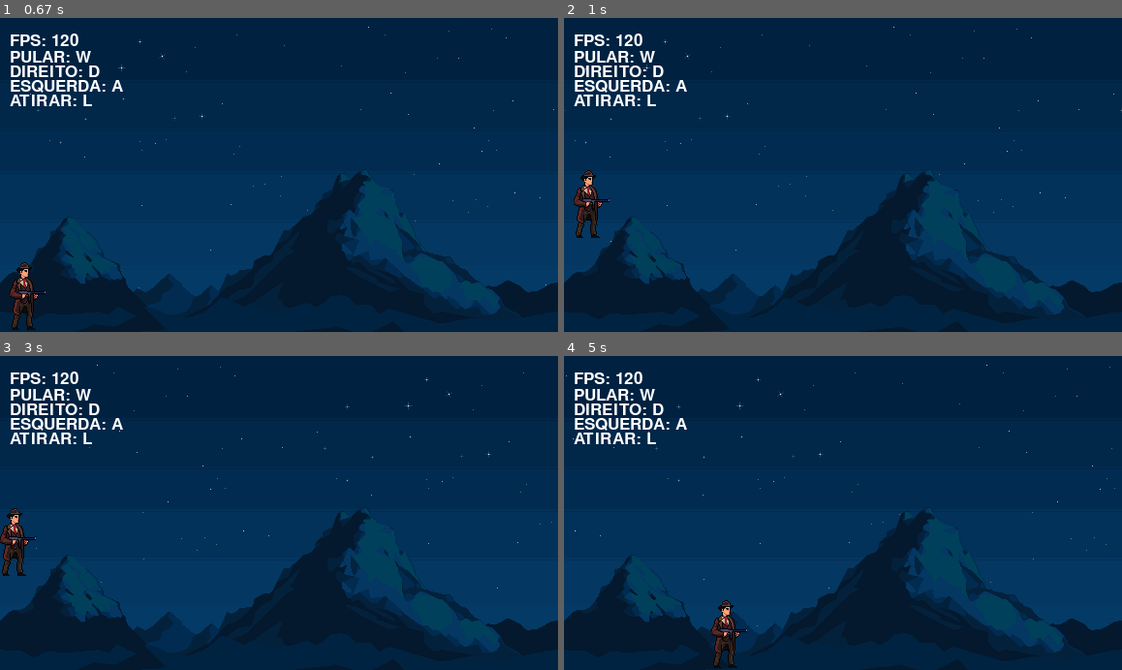
Above: before the commit, frames 1-4 (two rows, left to right).
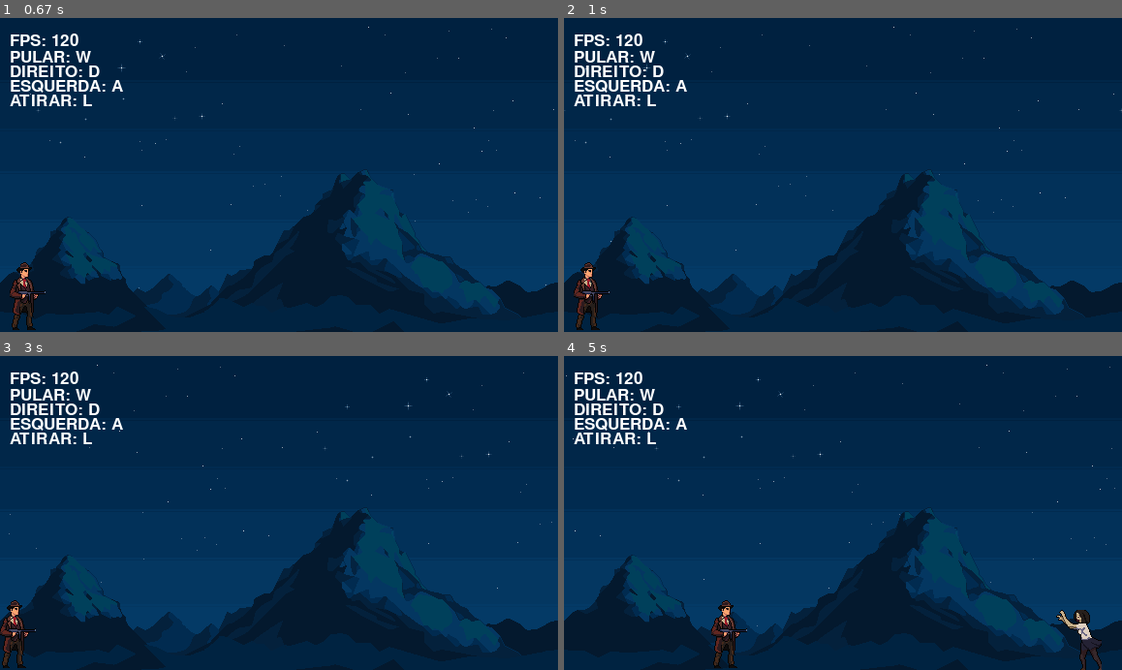
Above: after the commit, the same moments.

Repository: EduardoViniciusJ/pygames
Game: pygame game, started from main.py
The game is run twice, just before and just after one commit, with the same random seed, the same clock (stepped at 60 frames per second) and the same inputs.
Inputs:
- Up to frame 1 (0.67 s): tap Enter at 0.33 s
- Up to frame 2 (1 s): hold W from 0.67 s (still down)
- Up to frame 3 (3 s): release W at 1.13 s; hold D 1.17-1.63 s; hold A 1.67-2.2 s; hold A 2.23-2.63 s; hold W from 2.67 s (still down)
- Up to frame 4 (5 s): release W at 3.03 s; hold D 3.07-3.7 s; hold A 3.73-4.2 s; hold D 4.23-4.7 s

Frame 1 is identical in both runs. In frame 2, 1.3% of the frame differs, in the area x 1-9%, y 48-100%; in frame 3, 1.3%; in frame 4, 0.5%.

Commit message:
add enemies

Diff:
--- a/code/Const.py
+++ b/code/Const.py
@@ -1,4 +1,6 @@
 # SCREEN
+import pygame
+
 W_WIDTH = 576
 W_HEIGHT = 324
 
@@ -35,3 +37,11 @@
     'm2': 0.6,
     'm3': 0.7,
 }
+
+# SPEED ENEMY
+ENTITY_ENEMY = {
+    'z0': 2,
+    'z1': 1
+}
+
+EVENT_ENEMY = pygame.USEREVENT + 1
--- /dev/null
+++ b/code/Enemy.py
@@ -0,0 +1,12 @@
+from code.Const import ENTITY_JOGO, W_WIDTH, ENTITY_ENEMY
+from code.Entity import Entity
+
+
+class Enemy(Entity):
+    def __init__(self, name: str, position: tuple):
+        super().__init__(name, position)
+
+    def move(self):
+        self.rect.centerx -= ENTITY_ENEMY[self.name]
+        if self.rect.right <= 0:
+            self.rect.left = W_WIDTH
--- a/code/EntityFactory.py
+++ b/code/EntityFactory.py
@@ -1,6 +1,7 @@
 from code.Background import Background
 from code.BackgroundMenu import BackgroundMenu
 from code.Const import W_WIDTH, W_HEIGHT
+from code.Enemy import Enemy
 from code.Player import Player
 
 class EntityFactory:
@@ -22,3 +23,7 @@
                 return list_m
             case 'p':
                 return Player('p', (10, W_HEIGHT / 2 + 90))
+            case 'z0':
+                return Enemy('z0', (W_WIDTH + 10, W_HEIGHT / 2 + 100))
+            case 'z1':
+                return Enemy('z1', (W_WIDTH + 10, W_HEIGHT / 2 + 100))
--- a/code/Level.py
+++ b/code/Level.py
@@ -1,9 +1,12 @@
+import random
+from tkinter.constants import SEL_FIRST
+
 import pygame
 from pygame import Surface
 from pygame.font import Font
 from pygame.locals import Rect
 
-from code.Const import C_WHITE, W_HEIGHT
+from code.Const import C_WHITE, W_HEIGHT, EVENT_ENEMY
 from code.Entity import Entity
 from code.EntityFactory import EntityFactory
 
@@ -17,6 +20,8 @@
         self.entity_list.extend(EntityFactory.get_entity('bg'))
         self.entity_list.append(EntityFactory.get_entity('p'))
 
+        pygame.time.set_timer(EVENT_ENEMY, 4000)
+
 
     def run(self):
         clock= pygame.time.Clock()
@@ -29,6 +34,11 @@
                 if event.type == pygame.QUIT:
                     pygame.quit()
                     quit()
+                if event.type == EVENT_ENEMY:
+                    choice = random.choice(('z0', 'z1'))
+                    self.entity_list.append(EntityFactory.get_entity(choice))
+
+
             self.level_text(text_size=25, text=f'FPS: {clock.get_fps() :.0f}', text_color=C_WHITE, text_position=(10, W_HEIGHT / 22))
             self.level_text(text_size=25, text='PULAR: W', text_color=C_WHITE, text_position=(10, W_HEIGHT / 15 + 10))
             self.level_text(text_size=25, text='DIREITO: D', text_color=C_WHITE, text_position=(10, W_HEIGHT / 15 + 25))
--- a/code/Player.py
+++ b/code/Player.py
@@ -8,8 +8,8 @@
     def __init__(self, name: str, position: tuple):
         super().__init__(name, position)
         self.speed = 2
-        self.jump_speed = -14
-        self.gravity = 1
+        self.jump_speed = -16
+        self.gravity = 0.85
         self.vel_y = 0
         self.is_jumping = False
         self.ground_y = position[1]
Binary file added: assets/z0.png
Binary file added: assets/z1.png
